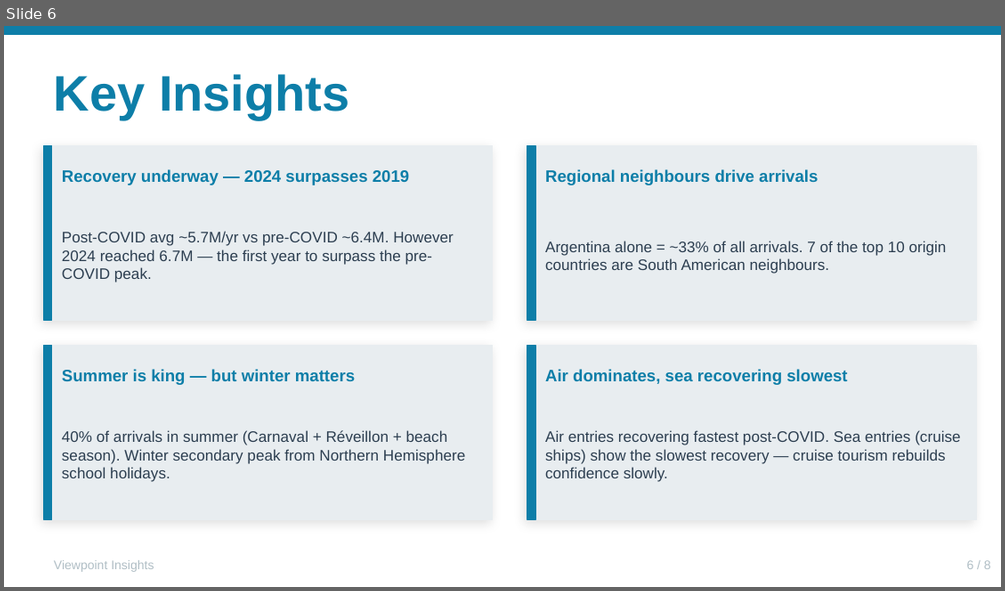
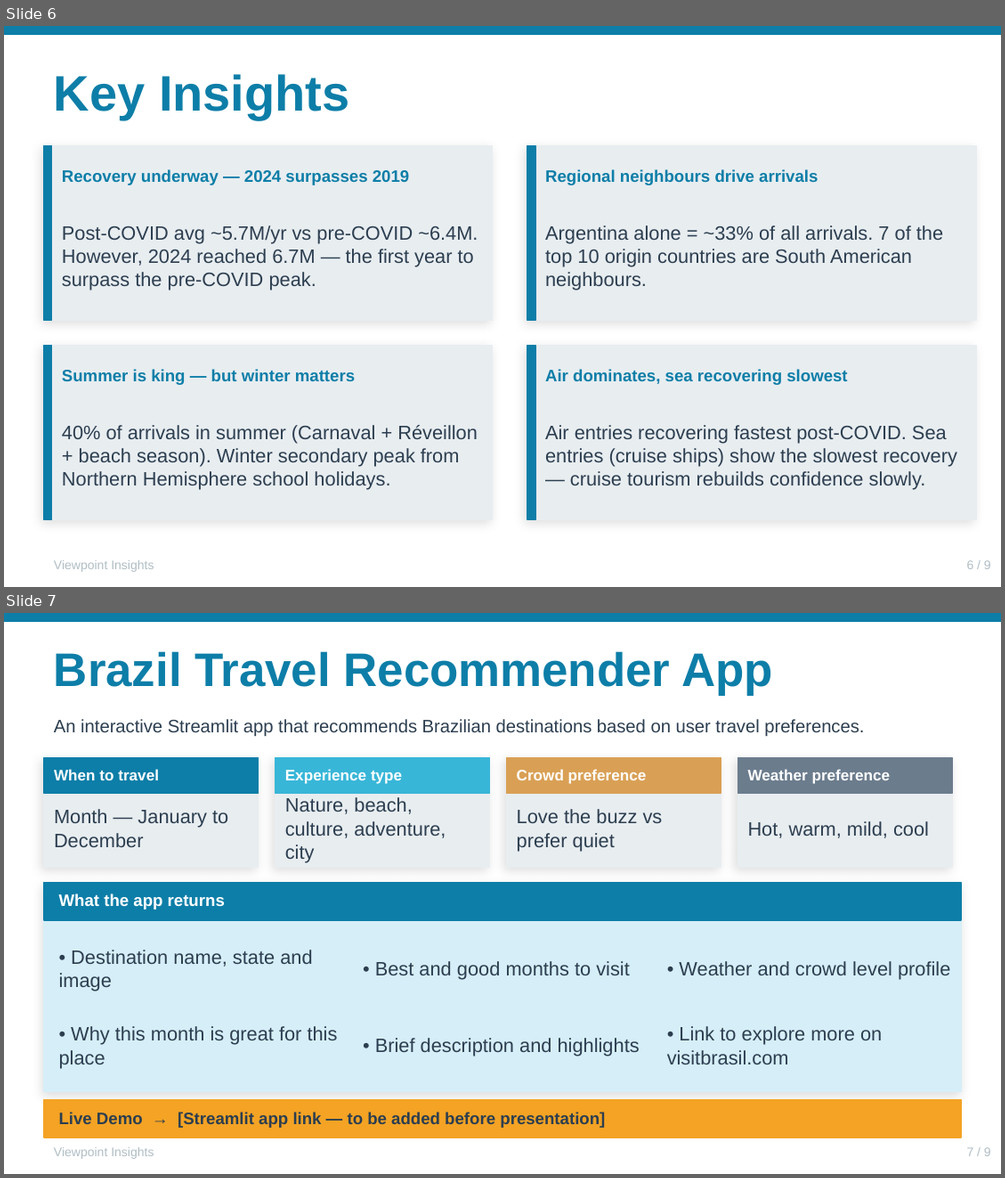
Before and after one commit to craftedbygaby/viewpoint_insights, a slide deck: brazils_road_back_presentation.pptx. Shown one above the other, each under a label of ours: slide 6 before the commit, slides 6 and 7 after it. The pictures are 1005x591 and 1005x1178 pixels, drawn with LibreOffice and Linux fonts; fonts in the diff are those of the drawing. Boxes give left, top, right and bottom in pixels: in the first picture for what was removed or moved away, otherwise in the second. Text is boxed around its words. In the diff, an @@ line names an element or a change of style, - is before the commit and + after.

```diff
--- a/brazils_road_back_presentation.pptx
+++ b/brazils_road_back_presentation.pptx
@@ slide 7 added at box(4, 613, 1001, 1174), background #FFFFFF @@
@@ rectangle added at box(4, 613, 1001, 621), fill #0D7EA8, outline #0D7EA8 1 pt @@
@@ text added at box(54, 651, 773, 696), 34 pt, text #0D7EA8, bold @@
+Brazil Travel Recommender App
@@ text added at box(54, 719, 864, 737), 13 pt, text #2C3E50 @@
+An interactive Streamlit app that recommends Brazilian destinations based on user travel preferences.
@@ rectangle added at box(44, 757, 259, 868), fill #E8EDF0, outline #E8EDF0 1 pt @@
@@ rectangle added at box(44, 757, 259, 794), fill #0D7EA8, outline #0D7EA8 1 pt @@
@@ text added at box(54, 769, 159, 780), 11 pt, text #FFFFFF, bold @@
+When to travel
@@ rectangle added at box(275, 757, 489, 868), fill #E8EDF0, outline #E8EDF0 1 pt @@
@@ rectangle added at box(275, 757, 489, 794), fill #38B6D8, outline #38B6D8 1 pt @@
@@ text added at box(285, 769, 402, 784), 11 pt, text #FFFFFF, bold @@
+Experience type
@@ rectangle added at box(506, 757, 720, 868), fill #E8EDF0, outline #E8EDF0 1 pt @@
@@ rectangle added at box(506, 757, 720, 794), fill #D9A055, outline #D9A055 1 pt @@
@@ text added at box(517, 769, 647, 784), 11 pt, text #FFFFFF, bold @@
+Crowd preference
@@ rectangle added at box(737, 757, 952, 868), fill #E8EDF0, outline #E8EDF0 1 pt @@
@@ rectangle added at box(737, 757, 952, 794), fill #6B7C8D, outline #6B7C8D 1 pt @@
@@ text added at box(748, 769, 890, 784), 11 pt, text #FFFFFF, bold @@
+Weather preference
@@ text added at box(285, 797, 445, 862), 14 pt, text #2C3E50 @@
+Nature, beach, culture, adventure, city
@@ text added at box(54, 809, 228, 847), 14 pt, text #2C3E50 @@
+Month — January to December
@@ text added at box(517, 809, 663, 851), 14 pt, text #2C3E50 @@
+Love the buzz vs prefer quiet
@@ text added at box(748, 821, 929, 838), 14 pt, text #2C3E50 @@
+Hot, warm, mild, cool
@@ rectangle added at box(44, 882, 961, 1092), fill #D6EEF7, outline #D6EEF7 1 pt @@
@@ rectangle added at box(44, 882, 961, 920), fill #0D7EA8, outline #0D7EA8 1 pt @@
@@ text added at box(59, 893, 225, 909), 12 pt, text #FFFFFF, bold @@
+What the app returns
@@ text added at box(59, 949, 312, 991), 14 pt, text #2C3E50 @@
+• Destination name, state and image
@@ text added at box(375, 961, 630, 980), 14 pt, text #2C3E50 @@
+• Best and good months to visit
@@ text added at box(679, 961, 950, 980), 14 pt, text #2C3E50 @@
+• Weather and crowd level profile
@@ text added at box(59, 1026, 338, 1068), 14 pt, text #2C3E50 @@
+• Why this month is great for this place
@@ text added at box(375, 1038, 639, 1056), 14 pt, text #2C3E50 @@
+• Brief description and highlights
@@ text added at box(667, 1026, 882, 1064), 14 pt, text #2C3E50 @@
+• Link to explore more on visitbrasil.com
@@ rectangle added at box(44, 1100, 961, 1137), fill #F4A324, outline #F4A324 1 pt @@
@@ text added at box(59, 1111, 605, 1127), 12 pt, text #2C3E50, bold @@
+Live Demo → [Streamlit app link — to be added before presentation]
@@ text added at box(54, 1147, 154, 1159), 9 pt, text #B0BEC5 @@
+Viewpoint Insights
@@ text added at box(967, 1147, 991, 1156), 9 pt, text #B0BEC5 @@
+7 / 9
@@ slide 6 changed as well @@
@@ text at box(62, 225, 477, 290): text changed; size 11 to 14 pt @@
-Post-COVID avg ~5.7M/yr vs pre-COVID ~6.4M. However 2024 reached 6.7M — the first year to surpass the pre-COVID peak.
+Post-COVID avg ~5.7M/yr vs pre-COVID ~6.4M. However, 2024 reached 6.7M — the first year to surpass the pre-COVID peak.
@@ size 11 to 14 pt in 3 elements at box(545, 225, 943, 290), box(62, 425, 477, 490), box(545, 425, 957, 490) @@
```
Also in this commit, not shown: 5 other slides changed, 1 other slide added, 1 slide removed, 4 other files.
